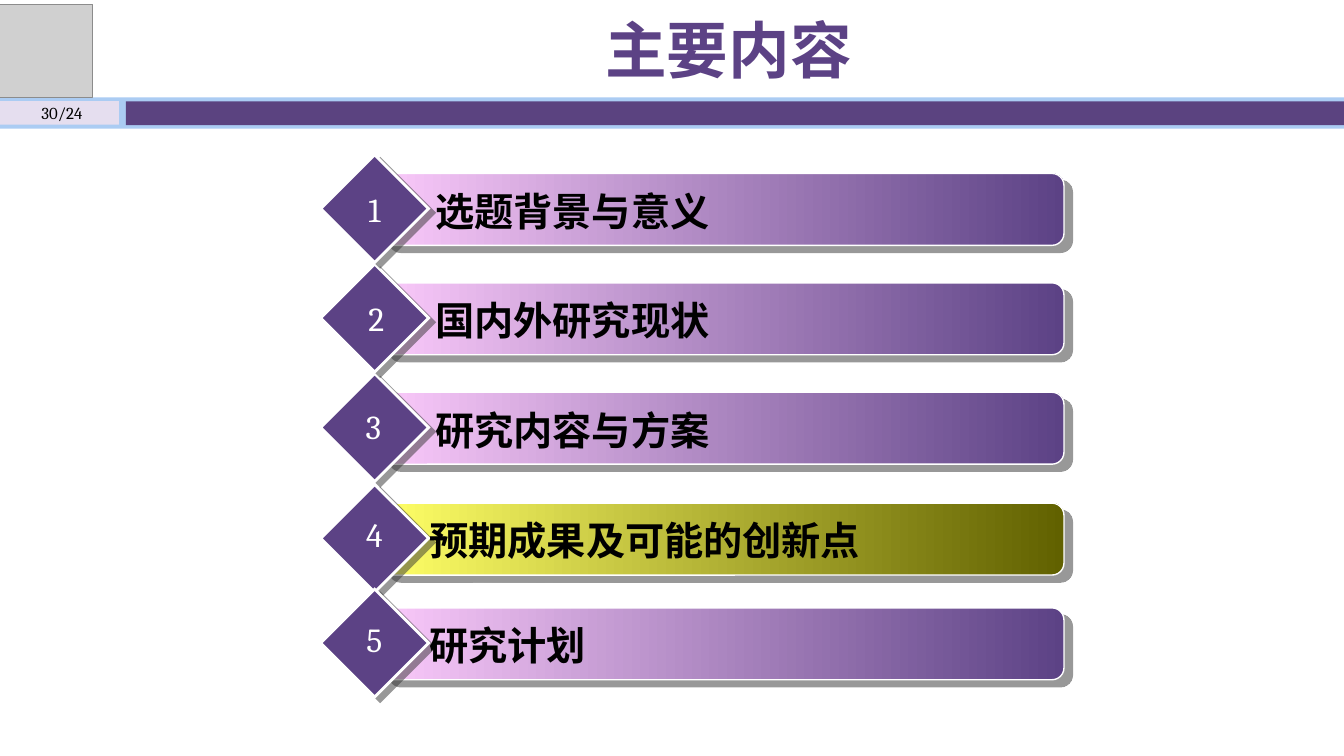
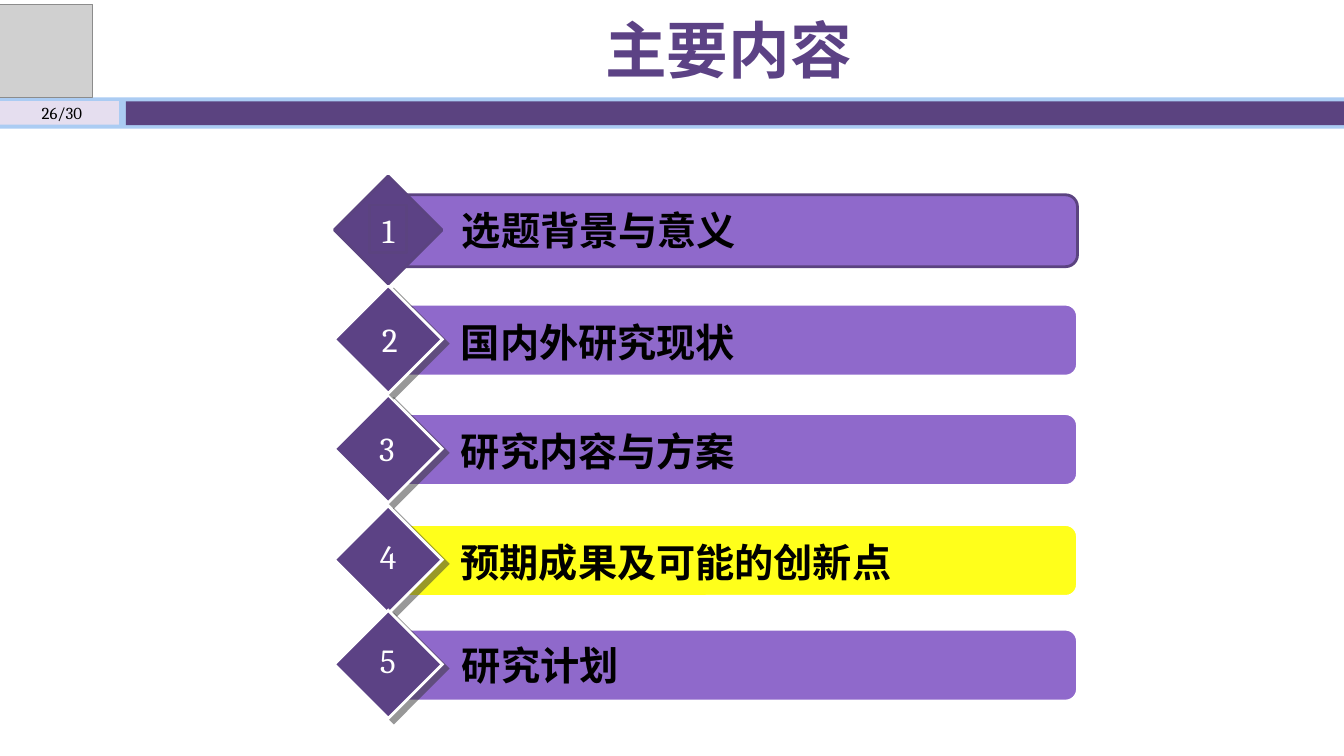
Before and after one commit to shawn47/0930, a slide deck: slide 26 of 开题答辩930.pptx (slide 30 before the commit). Drawn at 1344x756 pixels with LibreOffice and Linux fonts; fonts in the diff are those of the drawing; grey boxes stand for pictures. Boxes give left, top, right and bottom in pixels: in the first picture for what was removed or moved away, otherwise in the second. Text is boxed around its words. In the diff, an @@ line names an element or a change of style, - is before the commit and + after.

```diff
--- a/开题答辩930.pptx
+++ b/开题答辩930.pptx
@@ text at box(42, 107, 82, 121): text changed @@
-30/24
+26/30
@@ diamond added at box(335, 176, 443, 284), fill #5C4285, outline #5C4381 2 pt @@
@@ rectangle "1" at box(370, 205, 406, 253): fill none to #5C4285; outline none to #5C4381 2 pt @@
@@ rounded rectangle added at box(394, 195, 1078, 266), fill #8F69CB, outline #5C4381 2 pt @@
@@ text "选题背景与意义" rewrapped from box(435, 186, 709, 237) to box(462, 211, 736, 249) @@
@@ 4 texts, 3 diamonds, 3 rounded rectangles, 1 rectangle: place and size @@
-4 texts, 3 diamonds, 3 rounded rectangles, 1 rectangle at box(321, 199, 1065, 653)
+4 texts, 3 diamonds, 3 rounded rectangles, 1 rectangle at box(335, 205, 1078, 674)
@@ fill gradient #FAE6FA to #5C4285 to #8F69CB; outline #FFFFFF 1 pt to #FFFFFF 2 pt; shadow off in 3 elements at box(394, 629, 1078, 701), box(394, 413, 1078, 485), box(394, 304, 1078, 376) @@
@@ 4 texts: place and size @@
-4 texts at box(430, 295, 861, 664)
+4 texts at box(461, 323, 892, 684)
@@ rounded rectangle at box(394, 524, 1078, 596): fill gradient #FFFF67 to #616200 to #FFFF1B; outline #FFFFFF 1 pt to #FFFFFF 2 pt; shadow off @@
@@ diamond removed at box(321, 589, 429, 697) @@
@@ diamond: place and size @@
-diamond at box(321, 154, 429, 262)
+diamond at box(335, 611, 443, 719)
@@ rounded rectangle removed at box(381, 608, 1065, 680) @@
@@ rounded rectangle: place and size @@
-rounded rectangle at box(381, 173, 1065, 245)
+rounded rectangle at box(394, 629, 1078, 701)
```
Also in this commit, not shown: 21 other slides changed, 8 slides added, 12 slides removed, 8 other files.
